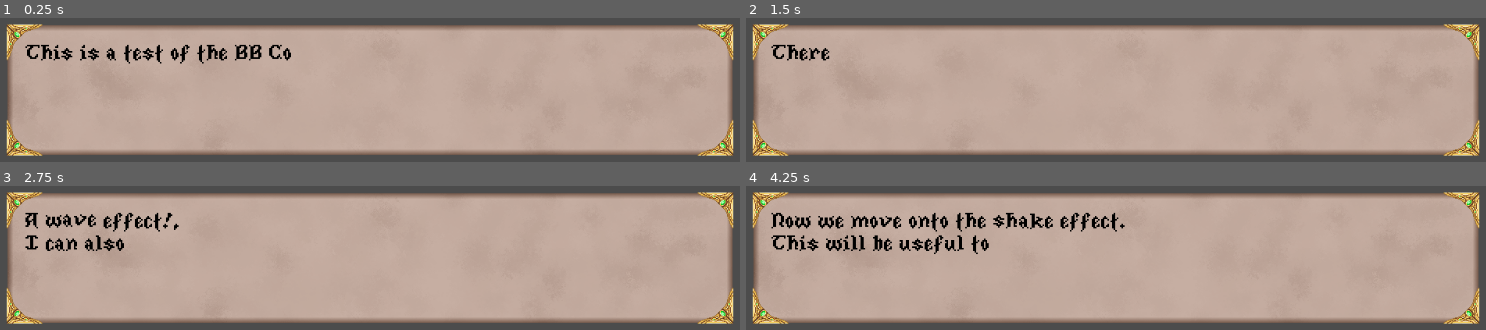
Above: before the commit, frames 1-4 (two rows, left to right).
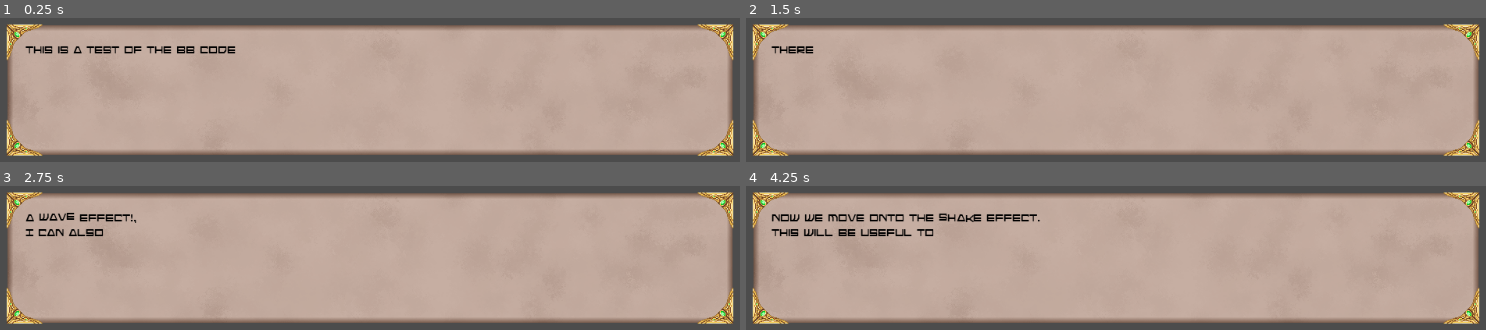
Above: after the commit, the same moments.

Repository: GeekzGamingz/Myunjoule
Game: Godot game, scene res://source/UI/Dialog/DialogInterface.tscn
The game is run twice, just before and just after one commit, with the same random seed, the same clock (stepped at 60 frames per second) and the same inputs. This scene is started directly instead of the project's main scene.
Inputs:
- Up to frame 1 (0.25 s): no input
- Up to frame 2 (1.5 s): tap E (activate) at 0.6, 1.35 s
- Up to frame 3 (2.75 s): tap E (activate) at 2.1 s
- Up to frame 4 (4.25 s): tap E (activate) at 2.85, 3.6 s

The runs differ from the first frame. In frame 1, 2.1% of the frame differs, in the area x 3-40%, y 18-32%; in frame 2, 0.5%; in frame 3, 2.1%; in frame 4, 4.8%, in the area x 3-52%, y 18-48%.

Commit message:
Added the Mooooooooongit add . MEWN!

Diff:
--- a/project.godot
+++ b/project.godot
@@ -37,6 +37,30 @@
 [gui]
 
 common/drop_mouse_on_gui_input_disabled=true
+
+[importer_defaults]
+
+texture={
+"compress/bptc_ldr": 0,
+"compress/hdr_mode": 0,
+"compress/lossy_quality": 0.7,
+"compress/mode": 0,
+"compress/normal_map": 0,
+"detect_3d": false,
+"flags/anisotropic": false,
+"flags/filter": false,
+"flags/mipmaps": false,
+"flags/repeat": 0,
+"flags/srgb": 2,
+"process/HDR_as_SRGB": false,
+"process/fix_alpha_border": true,
+"process/invert_color": false,
+"process/normal_map_invert_y": false,
+"process/premult_alpha": false,
+"size_limit": 0,
+"stream": false,
+"svg/scale": 1.0
+}
 
 [input]
 
--- /dev/null
+++ b/source/Objects/Moon/Moon.gd
@@ -0,0 +1,15 @@
+#Inherits KinematicBody2D
+extends KinematicBody2D
+#-------------------------------------------------------------------------------------------------#
+#Variables
+#OnReady Variables
+#Animation Nodes
+onready var spritePlayer = $AnimationPlayers/SpritePlayer
+onready var fxPlayer = $AnimationPlayers/EffectsPlayer
+onready var animTree = $AnimationPlayers/AnimationTree
+onready var playBack = animTree.get("parameters/playback")
+onready var currentState = playBack.get_current_node()
+#-------------------------------------------------------------------------------------------------#
+#Ready Method
+func _ready() -> void:
+	pass
--- /dev/null
+++ b/source/Objects/Moon/Moon.tscn
@@ -0,0 +1,103 @@
+[gd_scene load_steps=9 format=2]
+
+[ext_resource path="res://assets/Objects/Moon/mewn-Sheet.png" type="Texture" id=1]
+[ext_resource path="res://source/Objects/Moon/Moon.gd" type="Script" id=2]
+[ext_resource path="res://source/Objects/Moon/MoonFSM.gd" type="Script" id=3]
+
+[sub_resource type="CircleShape2D" id=3]
+radius = 20.025
+
+[sub_resource type="Animation" id=1]
+length = 0.001
+tracks/0/type = "value"
+tracks/0/path = NodePath("../MoonSprite:frame")
+tracks/0/interp = 1
+tracks/0/loop_wrap = true
+tracks/0/imported = false
+tracks/0/enabled = true
+tracks/0/keys = {
+"times": PoolRealArray( 0 ),
+"transitions": PoolRealArray( 1 ),
+"update": 0,
+"values": [ 0 ]
+}
+
+[sub_resource type="Animation" id=2]
+resource_name = "idle"
+length = 1.6
+loop = true
+tracks/0/type = "value"
+tracks/0/path = NodePath("../MoonSprite:texture")
+tracks/0/interp = 1
+tracks/0/loop_wrap = true
+tracks/0/imported = false
+tracks/0/enabled = true
+tracks/0/keys = {
+"times": PoolRealArray( 0 ),
+"transitions": PoolRealArray( 1 ),
+"update": 1,
+"values": [ ExtResource( 1 ) ]
+}
+tracks/1/type = "value"
+tracks/1/path = NodePath("../MoonSprite:hframes")
+tracks/1/interp = 1
+tracks/1/loop_wrap = true
+tracks/1/imported = false
+tracks/1/enabled = true
+tracks/1/keys = {
+"times": PoolRealArray( 0 ),
+"transitions": PoolRealArray( 1 ),
+"update": 1,
+"values": [ 16 ]
+}
+tracks/2/type = "value"
+tracks/2/path = NodePath("../MoonSprite:frame")
+tracks/2/interp = 1
+tracks/2/loop_wrap = true
+tracks/2/imported = false
+tracks/2/enabled = true
+tracks/2/keys = {
+"times": PoolRealArray( 0, 0.1, 0.2, 0.3, 0.4, 0.5, 0.6, 0.7, 0.8, 0.9, 1, 1.1, 1.2, 1.3, 1.4, 1.5 ),
+"transitions": PoolRealArray( 1, 1, 1, 1, 1, 1, 1, 1, 1, 1, 1, 1, 1, 1, 1, 1 ),
+"update": 1,
+"values": [ 0, 1, 2, 3, 4, 5, 6, 7, 8, 9, 10, 11, 12, 13, 14, 15 ]
+}
+
+[sub_resource type="AnimationNodeStateMachine" id=4]
+
+[sub_resource type="AnimationNodeStateMachinePlayback" id=5]
+
+[node name="Moon" type="KinematicBody2D"]
+script = ExtResource( 2 )
+
+[node name="MoonFSM" type="Node2D" parent="."]
+script = ExtResource( 3 )
+
+[node name="MoonSprite" type="Sprite" parent="."]
+texture = ExtResource( 1 )
+hframes = 16
+
+[node name="CollisionShape2D" type="CollisionShape2D" parent="."]
+shape = SubResource( 3 )
+
+[node name="AnimationPlayers" type="Node2D" parent="."]
+
+[node name="SpritePlayer" type="AnimationPlayer" parent="AnimationPlayers"]
+anims/RESET = SubResource( 1 )
+anims/idle = SubResource( 2 )
+
+[node name="EffectsPlayer" type="AnimationPlayer" parent="AnimationPlayers"]
+
+[node name="AnimationTree" type="AnimationTree" parent="AnimationPlayers"]
+tree_root = SubResource( 4 )
+anim_player = NodePath("../SpritePlayer")
+parameters/playback = SubResource( 5 )
+
+[node name="StateOutput" type="Label" parent="."]
+margin_left = -20.0
+margin_top = -35.0
+margin_right = 20.0
+margin_bottom = -21.0
+text = "State"
+align = 1
+valign = 1
--- /dev/null
+++ b/source/Objects/Moon/MoonFSM.gd
@@ -0,0 +1,53 @@
+#Inherits StateMachine Code
+extends StateMachine
+#-------------------------------------------------------------------------------------------------#
+#Variables
+#OnReady Variables
+onready var stateLabel: Label = parent.get_node("StateOutput")
+#-------------------------------------------------------------------------------------------------#
+#Ready
+func _ready() -> void:
+	stateAdd("phaseNew")
+	stateAdd("phaseWaxCrescent")
+	stateAdd("phaseFirQuarter")
+	stateAdd("phaseWaxGibbous")
+	stateAdd("phaseFull")
+	stateAdd("phaseWanGibbous")
+	stateAdd("phaseLasQuarter")
+	stateAdd("phaseWanCrescent")
+	call_deferred("stateSet",states.phaseNew)
+#-------------------------------------------------------------------------------------------------#
+#State Label
+func _process(_delta: float) -> void:
+	stateLabel.text = str(states.keys()[state])
+#-------------------------------------------------------------------------------------------------#
+#Input Handler
+func _input(event: InputEvent) -> void:
+	pass
+#-------------------------------------------------------------------------------------------------#
+#State Machine
+#State Logistics
+func stateLogic(delta):
+	pass
+#State Transitions
+# warning-ignore:unused_argument
+func transitions(delta):
+	match(state):
+		#Idle
+		states.phaseNew:
+			pass
+	return null
+#Enter State
+# warning-ignore:unused_argument
+func stateEnter(newState, oldState):
+	match(newState):
+		states.phaseNew: pass
+#Exit State
+# warning-ignore:unused_argument
+# warning-ignore:unused_argument
+func stateExit(oldState, newState):
+	pass
+#-------------------------------------------------------------------------------------------------#
+#Assign Animations
+func assign_animation():
+	parent.animTree["parameters/conditions/Idle"] = states.phaseNew
--- a/source/UI/Dialog/DialogInterface.gd
+++ b/source/UI/Dialog/DialogInterface.gd
@@ -10,7 +10,7 @@
 #-------------------------------------------------------------------------------------------------#
 #Dialog
 var dialog = [
-	'[color=black]This is a test of the BB Code format.\nI can fit a total of 4 lines of dialog and have it all look nice and neat and centered and such.\nPretty nifty... Don\'t you think?',
+	'[color=black]This is a test of the BB Code format.\nI can fit a total of 6 lines of dialog and have it all\nlook nice and neat and centered and such.\nPretty nifty...\nDon\'t you think?\nWell, I do.',
 	'[color=black]I am attempting to code my own dialog box so that I don\'t need to unravel other programmers\' codes and implement my own system!!',
 	'[color=black]There are several advantages to BB Code such as animated text like...',
 	'[color=black]A [wave]wave[/wave] effect!,\nI can also change the [wave amp=100]amplitude[/wave] or the [wave freq=10]frequency[/wave].',
--- a/source/UI/Dialog/DialogInterface.tscn
+++ b/source/UI/Dialog/DialogInterface.tscn
@@ -1,15 +1,17 @@
 [gd_scene load_steps=5 format=2]
 
 [ext_resource path="res://assets/UI/Dialog/TalkyBox.png" type="Texture" id=1]
-[ext_resource path="res://assets/UI/Fonts/MedievalPixel.ttf" type="DynamicFontData" id=2]
 [ext_resource path="res://source/UI/Dialog/DialogInterface.gd" type="Script" id=3]
 
+[sub_resource type="DynamicFontData" id=2]
+font_path = "res://assets/UI/Fonts/AndroidNation.ttf"
+
 [sub_resource type="DynamicFont" id=1]
-size = 32
+size = 12
 outline_color = Color( 0, 0, 0, 1 )
 extra_spacing_top = 2
 extra_spacing_bottom = 2
-font_data = ExtResource( 2 )
+font_data = SubResource( 2 )
 
 [node name="DialogInterface" type="Control"]
 anchor_left = 0.5
Binary file added: assets/Objects/Moon/mewn-Sheet.png
Not shown, added: assets/Objects/Moon/mewn-Sheet.png.import
Binary file added: assets/UI/Fonts/AndroidNation.ttf
